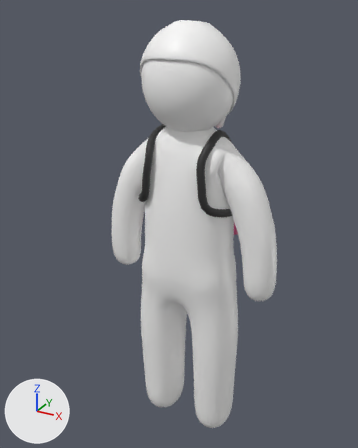
A saved change to the FBX model assets/ajp_character_rigged.fbx.
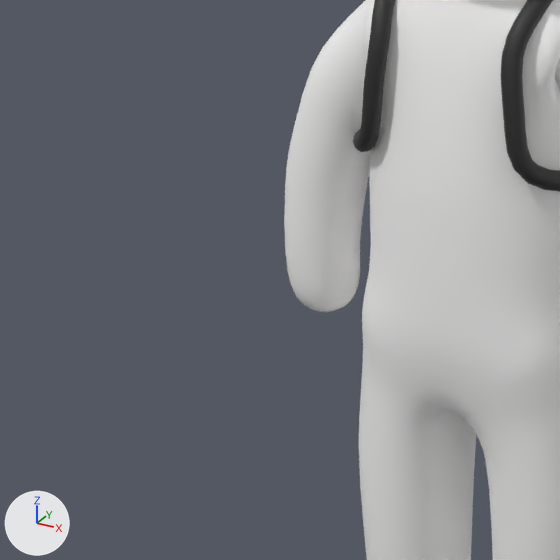
Old and new are each drawn whole from a camera (50 mm lens) standing at (0.85, -0.785, 0.903) and looking at (0.398, 0.037, 0.492) and again close up on the part from 0% to 61% of the width and 32% to 81% of the height. The axes (+X, +Y, +Z) are drawn at lower left. The lights are the same throughout. The older version's two pictures come first. The close-ups show mesh edges as thin lines. Where no turn or scale is listed for an object, it has been applied to the vertices.

The scene before the commit, as lines of its bpy script (objects in view):
```python
me_ajp_character_012 = bpy.data.meshes.new('AJP_Character.012')
me_ajp_character_012.from_pydata(...)  # 5800 vertices, 10001 faces; spans x -0.181..0.181, y -0.082..0.171, z 0.035..0.882
# faces by material slot: [7684, 1275, 1042]
me_ajp_character_012.materials.append(mat_mc_white)  # white #fafaf9
me_ajp_character_012.materials.append(mat_aj_vest)  # pink #c9497b
me_ajp_character_012.materials.append(mat_aj_dark)  # black #2e2e2e
ob_ajp_character = bpy.data.objects.new('AJP_Character', me_ajp_character_012)
ob_ajp_character.location = (0.44, 0.0, 0.0)
```
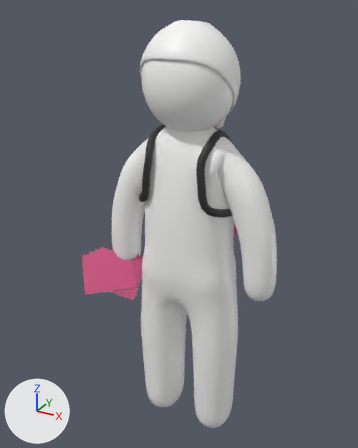
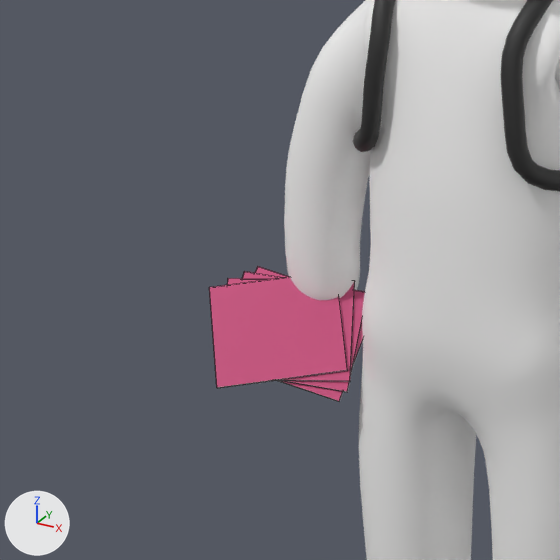
The newer file is also turned or shifted as a whole; pictures and numbers use the older file's frame.

Changed parts and their boxes (x1, y1, x2, y2) in the close-ups (560 x 560 px):
'PR_Flyer', added: after (209, 267, 365, 402)
    faces in mat_aj_vest (pink #c9497b): (209, 267, 365, 401)
    faces in mat_mc_white (white #fafaf9): (217, 282, 363, 402)

The edits, one by one:
Mesh me_pr_flyer_m is new.
It has 32 vertices, 24 faces and spans x -0.0707..0.0606, y -0.0616..0.0538, z -0.0449..0.0383.
Faces by material slot: [16, 8].
It uses material mat_mc_white (white #fafaf9).
It uses material mat_aj_vest (pink #c9497b).
Object 'PR_Flyer' (ob_pr_flyer) is new; it shows me_pr_flyer_m.
Its location is (0.287, -0.047, 0.391).
